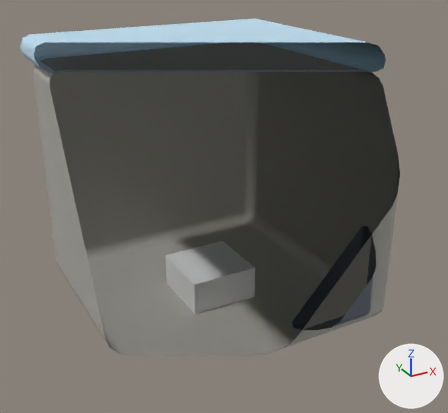
The FBX model art/export/fbx/SeedVault.fbx: old version first, new version second.
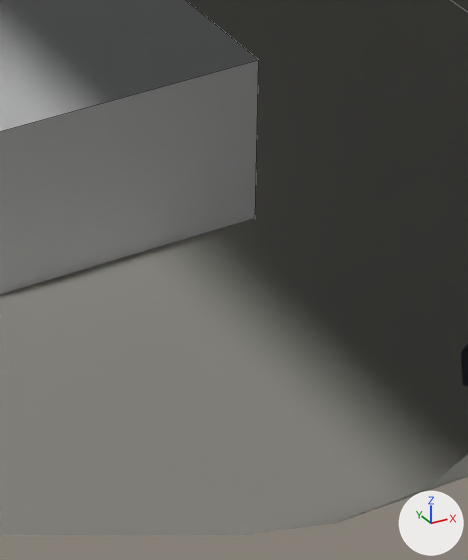
Each version is shown whole from a camera (50 mm lens) standing at (-3.79, -7.34, 5.02) and looking at (0.05, -0.37, 1.53), then close up on the part from 46% to 66% of the width and 62% to 87% of the height. Every picture has the same lights, and +X, +Y and +Z are marked at lower right. The first two pictures are the older version. The close-ups show mesh edges as thin lines. Everything nearer to the camera than a plane just in front of the edit is cut away. Where no turn or scale is listed for an object, it has been applied to the vertices.

Objects in the first close-up: 'Body__Concrete.017', 'Origin__Pivot.075' and 1 more.
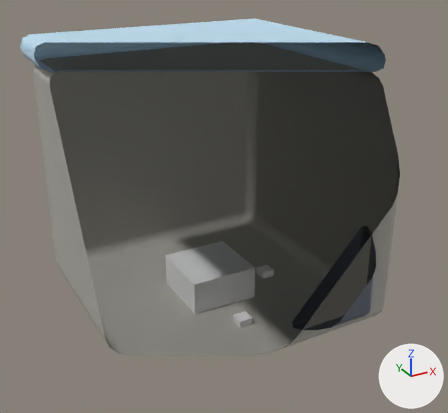
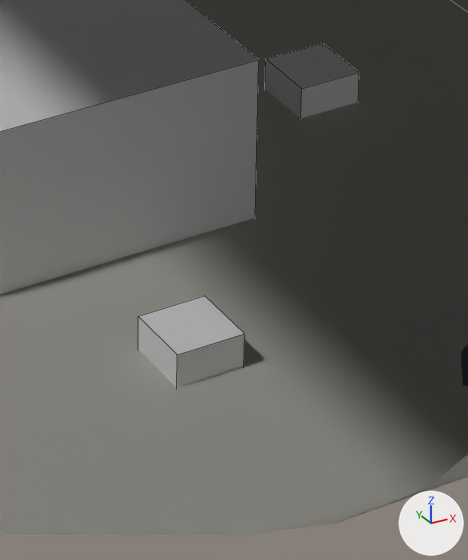
Boxes (x1, y1, x2, y2) around the edits, measured in the close-ups (468 x 560 px):
'Origin__AxisZ', added: after (138, 296, 245, 388)
'Origin__AxisX', added: after (265, 43, 359, 118)

What changed in the scene script:
```text
Add me_origin__axisx:
    me_origin__axisx.from_pydata(...)  # a box spanning x -0.1..0.1, y -0.1..0.1, z -0.1..0.1
Add ob_origin__axisx:
    ob_origin__axisx = bpy.data.objects.new('Origin__AxisX', me_origin__axisx)
    ob_origin__axisx.location = (1.0, 0.0, 0.0)
Add ob_origin__axisz:
    ob_origin__axisz = bpy.data.objects.new('Origin__AxisZ', me_origin__axisx.copy())
    ob_origin__axisz.location = (0.0, -1.0, 0.0)
```
